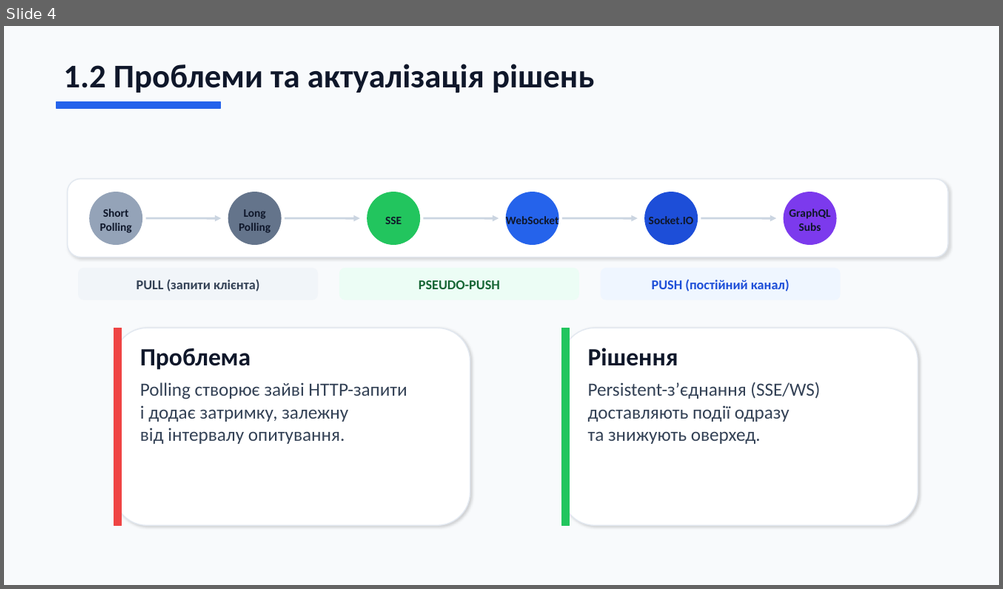
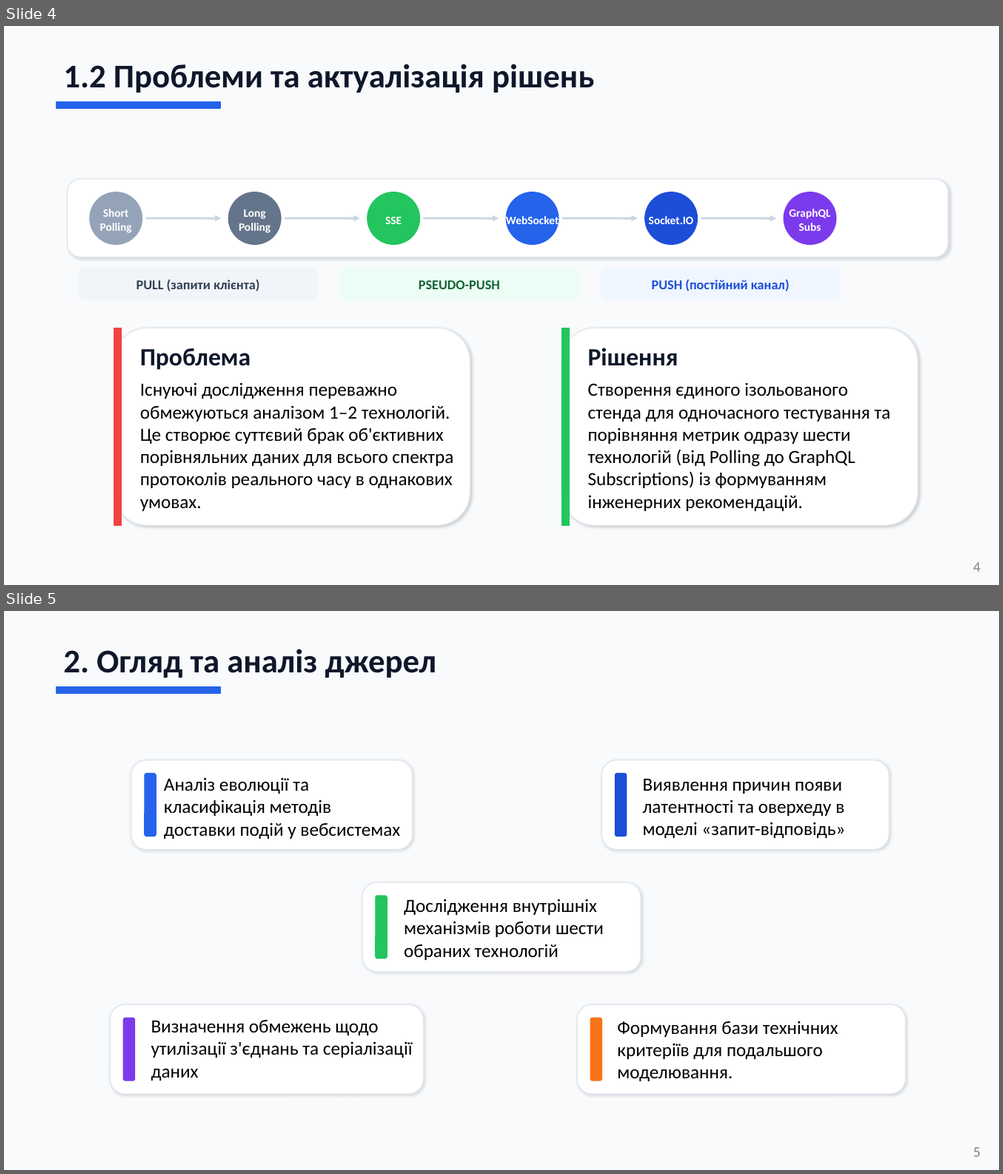
Before and after one commit to femtoF121/diploma-archivation, a slide deck: 2026_М_ПІ_ІПЗм-24-3_Кащенко_Ю_Є.pptx. Shown one above the other, each under a label of ours: slide 4 before the commit, slides 4 and 5 after it. The pictures are 1003x589 and 1003x1174 pixels, drawn with LibreOffice and Linux fonts; fonts in the diff are those of the drawing. Boxes give left, top, right and bottom in pixels: in the first picture for what was removed or moved away, otherwise in the second. Text is boxed around its words. In the diff, an @@ line names an element or a change of style, - is before the commit and + after.

```diff
--- a/2026_М_ПІ_ІПЗм-24-3_Кащенко_Ю_Є.pptx
+++ b/2026_М_ПІ_ІПЗм-24-3_Кащенко_Ю_Є.pptx
@@ slide 5 added at <box>4,611,999,1170</box>, background #F8FAFC @@
@@ text added at <box>63,649,436,678</box>, 32 pt, text #0F172A, bold @@
+2. Огляд та аналіз джерел
@@ rectangle added at <box>57,687,220,693</box>, fill #2563EB, outline #2563EB 1 pt @@
@@ rounded rectangle added at <box>131,760,412,850</box>, fill #FFFFFF, outline #E2E8F0 1 pt @@
@@ rounded rectangle added at <box>602,760,889,850</box>, fill #FFFFFF, outline #E2E8F0 1 pt @@
@@ rounded rectangle added at <box>145,774,156,836</box>, fill #2563EB, outline #2563EB 1 pt @@
@@ text added at <box>164,777,400,839</box>, 18 pt, text #000000 @@
+Аналіз еволюції та класифікація методів доставки подій у вебсистемах
@@ rounded rectangle added at <box>615,774,626,836</box>, fill #1D4ED8, outline #1D4ED8 1 pt @@
@@ text added at <box>643,778,845,838</box>, 18 pt, text #000000 @@
+Виявлення причин появи латентності та оверхеду в моделі «запит-відповідь»
@@ rounded rectangle added at <box>362,883,640,972</box>, fill #FFFFFF, outline #E2E8F0 1 pt @@
@@ rounded rectangle added at <box>375,896,387,959</box>, fill #22C55E, outline #22C55E 1 pt @@
@@ text added at <box>404,899,603,960</box>, 18 pt, text #000000 @@
+Дослідження внутрішніх механізмів роботи шести обраних технологій
@@ rounded rectangle added at <box>110,1005,424,1094</box>, fill #FFFFFF, outline #E2E8F0 1 pt @@
@@ rounded rectangle added at <box>577,1005,905,1094</box>, fill #FFFFFF, outline #E2E8F0 1 pt @@
@@ rounded rectangle added at <box>123,1019,134,1081</box>, fill #7C3AED, outline #7C3AED 1 pt @@
@@ text added at <box>151,1020,412,1081</box>, 18 pt, text #000000 @@
+Визначення обмежень щодо утилізації з'єднань та серіалізації даних
@@ rounded rectangle added at <box>590,1019,602,1081</box>, fill #F97316, outline #F97316 1 pt @@
@@ text added at <box>617,1021,838,1082</box>, 18 pt, text #000000 @@
+Формування бази технічних критеріїв для подальшого моделювання.
@@ text added at <box>973,1147,980,1157</box>, 14 pt, text #808080 @@
+5
@@ slide 4 changed as well @@
@@ text colour #0F172A to #FFFFFF in 6 elements at <box>100,209,132,233</box>, <box>239,210,270,233</box>, <box>385,217,401,224</box>, <box>506,215,559,228</box>, <box>649,216,694,224</box>, <box>788,209,830,231</box> @@
@@ text at <box>140,383,453,511</box>: text changed; text colour #334155 to #000000 @@
-Polling створює зайві HTTP-запити
-і додає затримку, залежну
-від інтервалу опитування.
+Існуючі дослідження переважно обмежуються аналізом 1–2 технологій. Це створює суттєвий брак об'єктивних порівняльних даних для всього спектра протоколів реального часу в однакових умовах.
@@ text at <box>588,383,891,511</box>: text changed; text colour #334155 to #000000 @@
-Persistent-з’єднання (SSE/WS)
-доставляють події одразу
-та знижують оверхед.
+Створення єдиного ізольованого стенда для одночасного тестування та порівняння метрик одразу шести технологій (від Polling до GraphQL Subscriptions) із формуванням інженерних рекомендацій.
@@ text added at <box>973,562,980,572</box>, 14 pt, text #808080 @@
+4
```
Also in this commit, not shown: 8 other slides changed, 2 other slides added, 1 slide removed.
